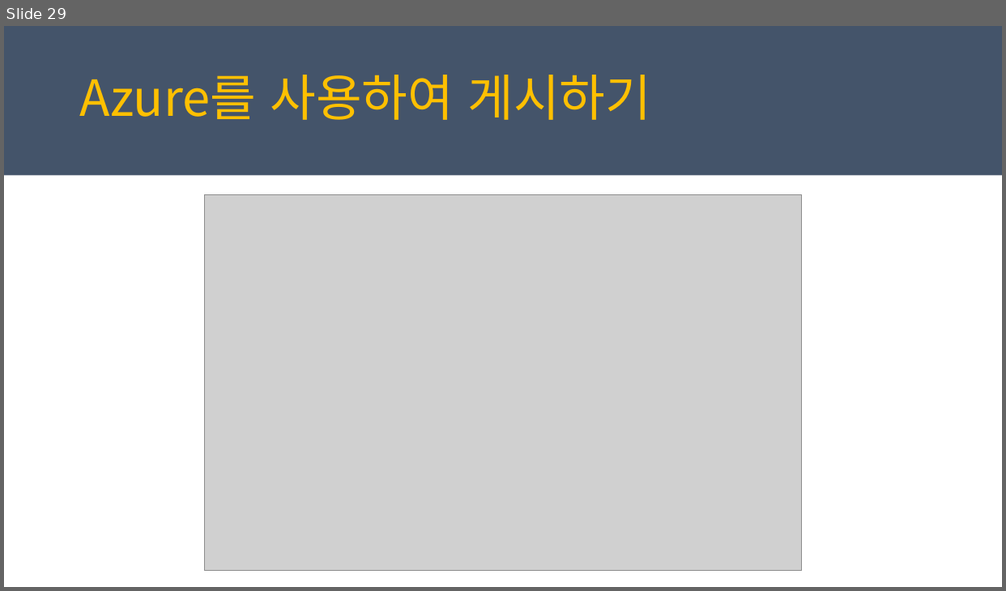
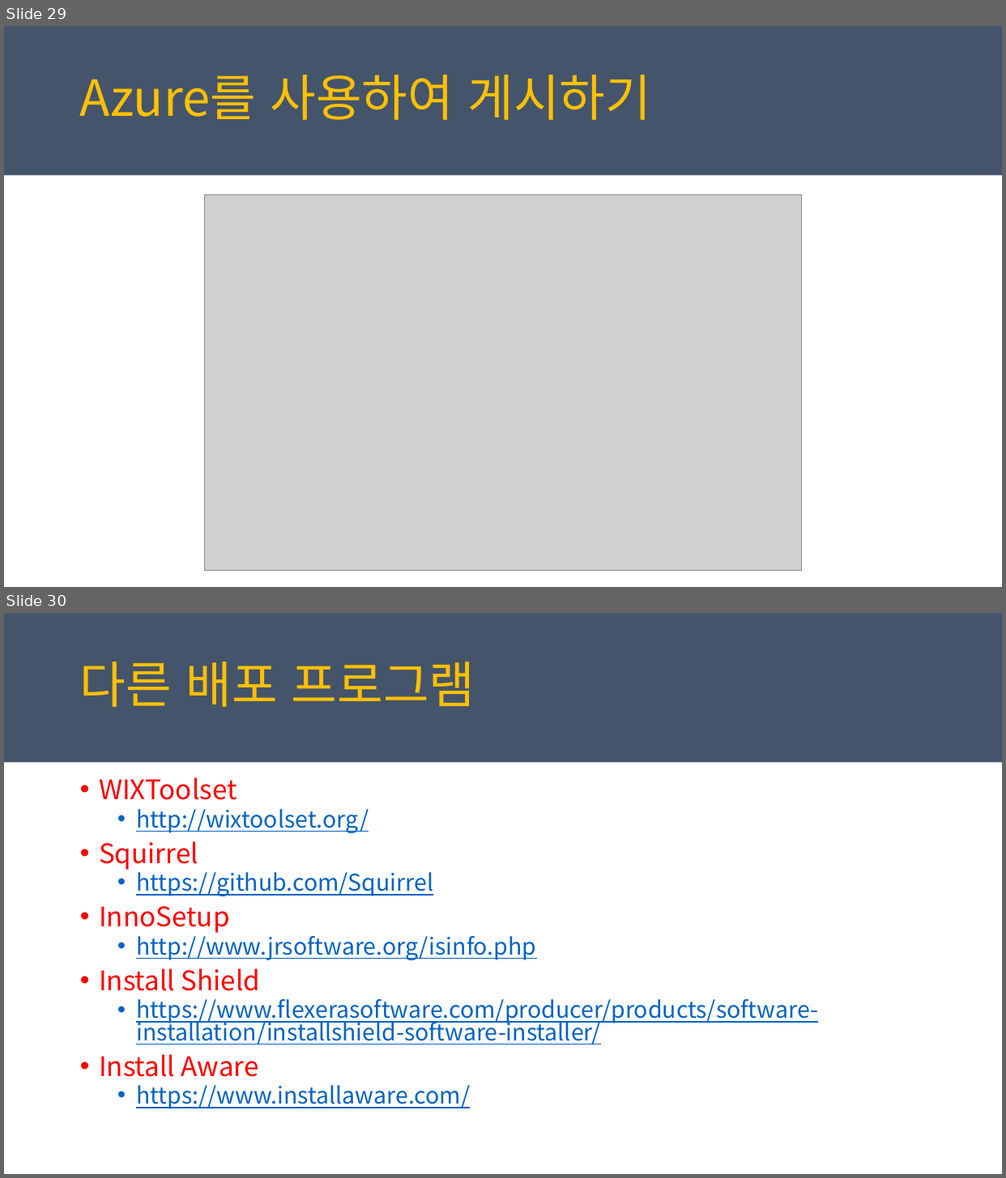
Before and after one commit to juniair/Summary-PPT, a slide deck: ClickOnce.pptx. Shown one above the other, each under a label of ours: slide 29 before the commit, slides 29 and 30 after it. The pictures are 1006x591 and 1006x1178 pixels, drawn with LibreOffice and Linux fonts; fonts in the diff are those of the drawing; grey boxes stand for pictures. Boxes give left, top, right and bottom in pixels: in the first picture for what was removed or moved away, otherwise in the second. Text is boxed around its words. In the diff, an @@ line names an element or a change of style, - is before the commit and + after.

Commit message:
자료 수정중....

```diff
--- a/ClickOnce.pptx
+++ b/ClickOnce.pptx
@@ slide 30 added at [4,613,1002,1174], background #FFFFFF; not listed: 1 template element that a slide beside it also shows @@
@@ text added at [80,662,475,707], 48 pt, text #FFC000 @@
+다른 배포 프로그램
@@ text added at [99,777,818,1110], 22.2 pt, text #0563C1, underline @@
+• WIXToolset
+  • http://wixtoolset.org/
+• Squirrel
+  • https://github.com/Squirrel
+• InnoSetup
+  • http://www.jrsoftware.org/isinfo.php
+• Install Shield
+  • https://www.flexerasoftware.com/producer/products/software-installation/installshield-software-installer/
+• Install Aware
+  • https://www.installaware.com/
```
